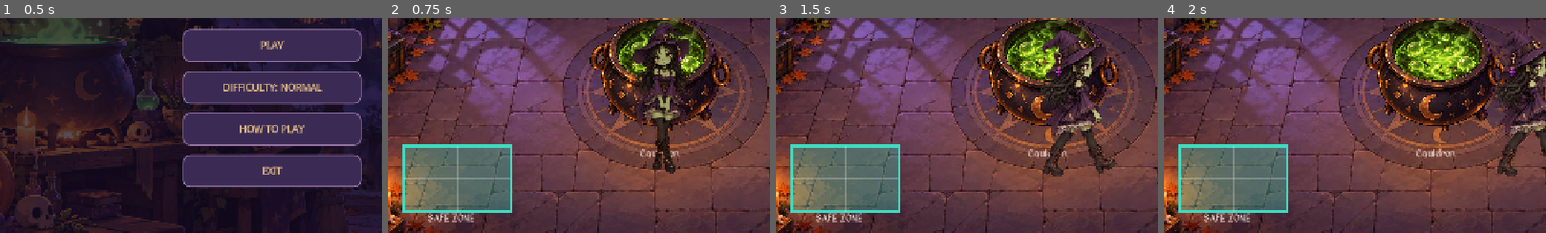
Above: before the commit, frames 1-4 (left to right).
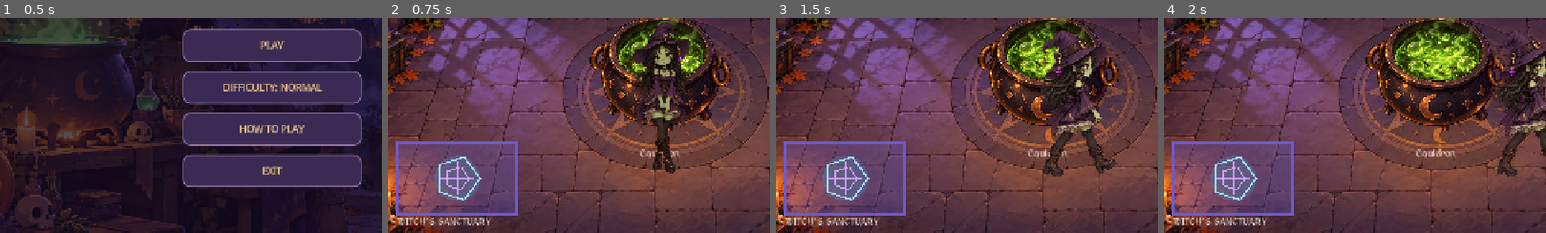
Above: after the commit, the same moments.

Repository: ryadoviy/HellsShift
Game: Godot game, scene res://main.tscn
Two runs of this game, one before a commit and one after it. Both use one fixed random seed, a clock stepped at 60 frames per second and the inputs below.
Inputs (mouse positions are % of the whole screen's width and height, from its top left):
- Up to frame 1 (0.5 s): no input
- Up to frame 2 (0.75 s): click "PLAY" at 0.5 s
- Up to frame 3 (1.5 s): tap E (interact) at 1.25 s; move the mouse to (72, 45) at 1.27 s; hold D (move_right) from 1.28 s (still down); hold Q (drop_item) from 1.28 s (still down); click (72, 45) at 1.42 s
- Up to frame 4 (2 s): keep holding D (move_right); keep holding Q (drop_item)
The pictures show only the part of the screen within x 14-64%, y 40-90%; the shares and areas given below are measured in that part.

Frame 1 is identical in both runs. In frame 2, 12% of the frame differs, in the area x 2-34%, y 57-97%; in frame 3, 12%; in frame 4, 12%.

Commit message:
Protect witch inside themed sanctuary
Co-authored-by: Copilot <223556219+Copilot@users.noreply.github.com>

Diff:
--- a/ghost_system.gd
+++ b/ghost_system.gd
@@ -124,6 +124,10 @@
 		var position: Vector2 = ghost["position"]
 		var phase: int = int(ghost["phase"])
 
+		if player != null and player.is_hidden():
+			ghost["phase"] = Phase.LEAVING
+			phase = Phase.LEAVING
+
 		match phase:
 			Phase.FLYING:
 				if player == null:
--- a/interactable.gd
+++ b/interactable.gd
@@ -48,8 +48,8 @@
 		Kind.WATER:
 			caption.position = Vector2(-65, 40)
 		Kind.SAFE_ZONE:
-			caption.text = "SAFE ZONE"
-			caption.position = Vector2(-75, 58)
+			caption.text = "WITCH'S SANCTUARY"
+			caption.position = Vector2(-100, 64)
 		_:
 			caption.position = Vector2(-65, 28)
 
@@ -191,19 +191,51 @@
 		return
 
 	if kind == Kind.SAFE_ZONE:
-		var safe_rect := Rect2(-90.0, -55.0, 180.0, 110.0)
-		draw_rect(safe_rect, Color(object_color, 0.32))
-		draw_rect(safe_rect, object_color, false, 4.0)
+		var safe_rect := Rect2(-100.0, -60.0, 200.0, 120.0)
+		var sanctuary_color := Color("#6D5ACF")
+		draw_rect(
+			safe_rect,
+			Color(sanctuary_color, 0.3)
+		)
+		draw_rect(
+			safe_rect,
+			sanctuary_color,
+			false,
+			4.0
+		)
+		draw_circle(
+			Vector2.ZERO,
+			38.0,
+			Color(0.25, 0.8, 0.95, 0.18)
+		)
+		draw_arc(
+			Vector2.ZERO,
+			38.0,
+			0.0,
+			TAU,
+			6,
+			Color(0.65, 0.9, 1.0, 0.9),
+			3.0
+		)
+		draw_arc(
+			Vector2.ZERO,
+			20.0,
+			0.0,
+			TAU,
+			6,
+			Color(0.85, 0.65, 1.0, 0.9),
+			2.0
+		)
 		draw_line(
-			Vector2(-90.0, 0.0),
-			Vector2(90.0, 0.0),
-			Color(1.0, 1.0, 1.0, 0.22),
+			Vector2(-28.0, 0.0),
+			Vector2(28.0, 0.0),
+			Color(0.85, 0.65, 1.0, 0.8),
 			2.0
 		)
 		draw_line(
-			Vector2(0.0, -55.0),
-			Vector2(0.0, 55.0),
-			Color(1.0, 1.0, 1.0, 0.22),
+			Vector2(0.0, -28.0),
+			Vector2(0.0, 28.0),
+			Color(0.85, 0.65, 1.0, 0.8),
 			2.0
 		)
 		return
